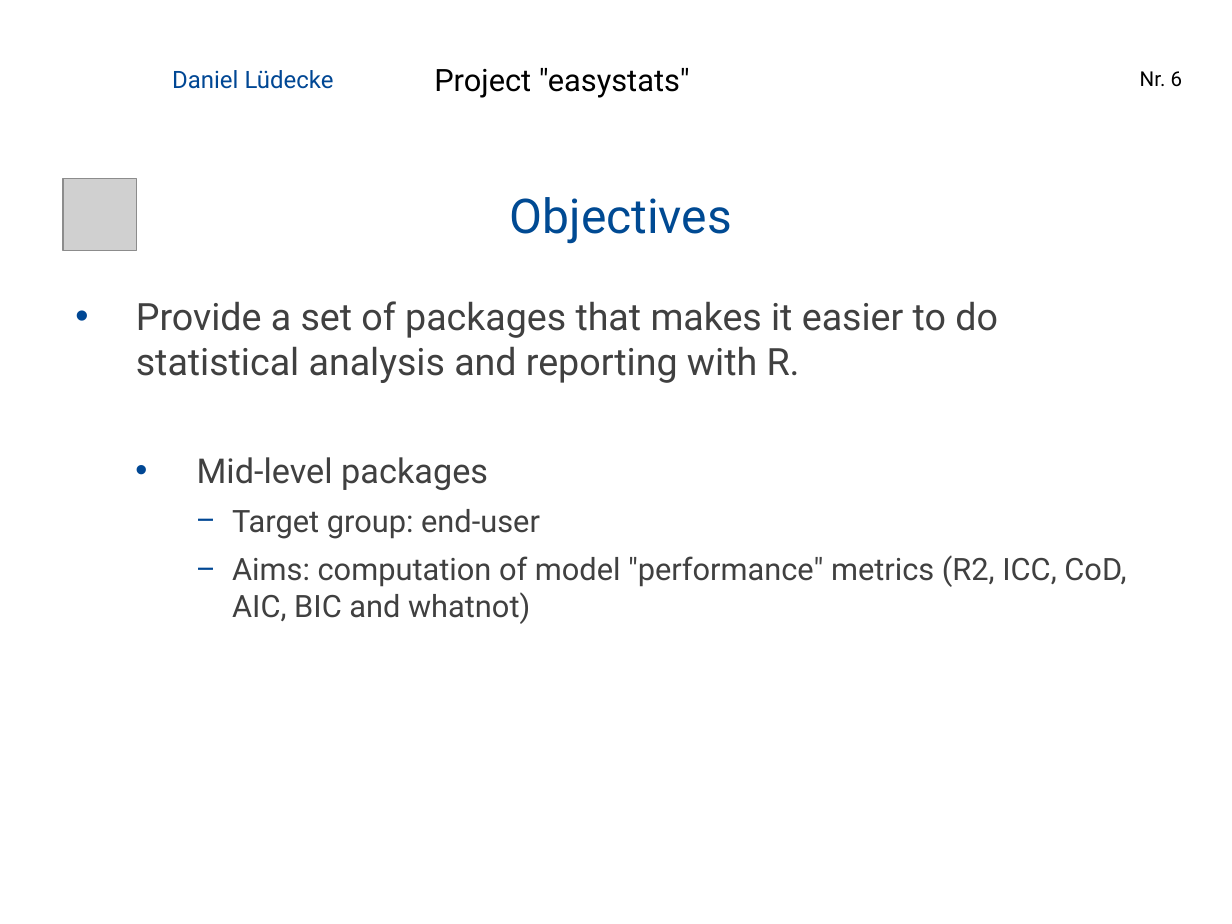
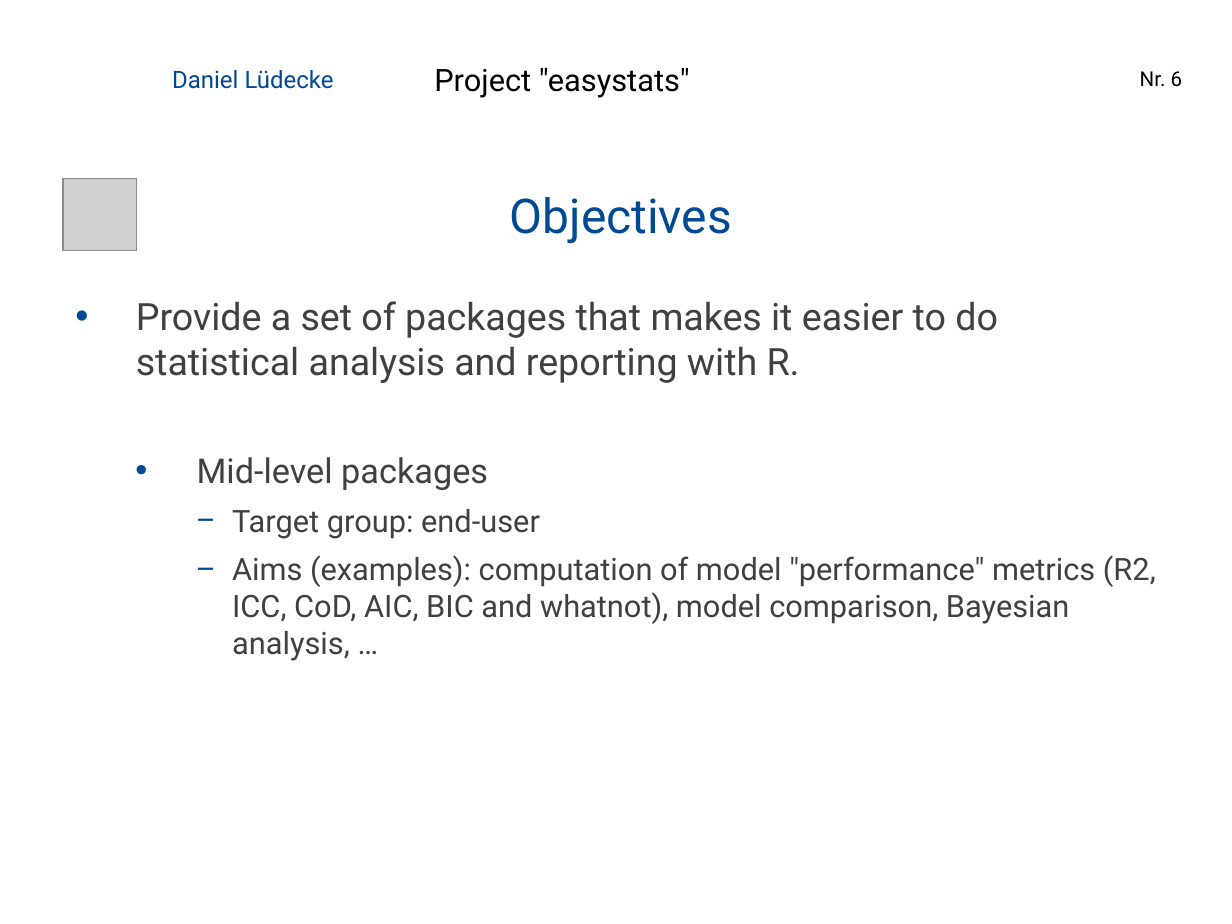
Before and after one commit to easystats/easystats, a slide deck: slide 6 of presentations/2019-02_Hamburg_RUG/1902 Hamburg RUG easystats.pptx. Drawn at 1232x924 pixels with LibreOffice and Linux fonts; fonts in the diff are those of the drawing; grey boxes stand for pictures; background and template pictures are left out. Boxes give left, top, right and bottom in pixels: in the first picture for what was removed or moved away, otherwise in the second. Text is boxed around its words. In the diff, an @@ line names an element or a change of style, - is before the commit and + after.

```diff
--- a/presentations/2019-02_Hamburg_RUG/1902 Hamburg RUG easystats.pptx
+++ b/presentations/2019-02_Hamburg_RUG/1902 Hamburg RUG easystats.pptx
@@ text at [232,555,1156,661]: text changed @@
-    − Aims: computation of model "performance" metrics (R2, ICC, CoD, AIC, BIC and whatnot)
+    − Aims (examples): computation of model "performance" metrics (R2, ICC, CoD, AIC, BIC and whatnot), model comparison, Bayesian analysis, …
```
Also in this commit, not shown: 4 other slides changed, 4 slides added, 1 other file.
